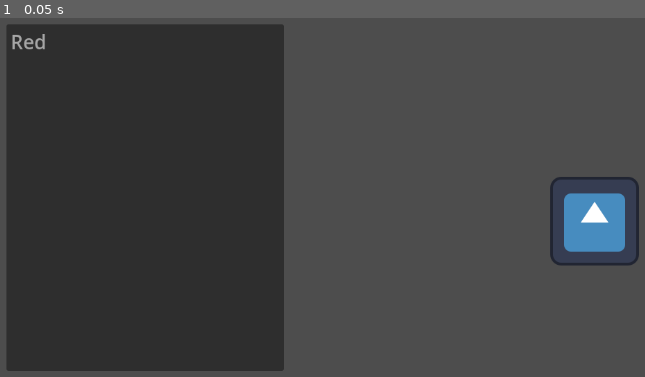
Above: before the commit, frame 1.
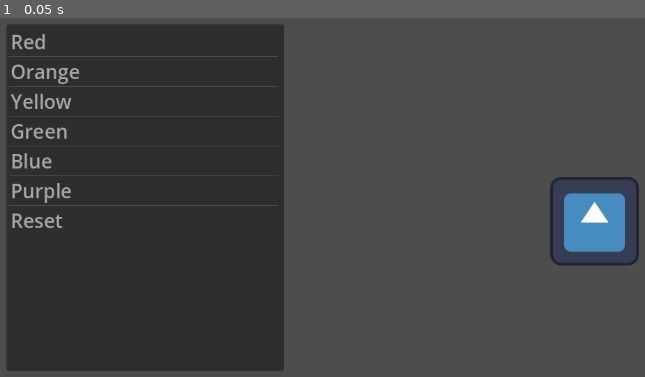
Above: after the commit, the same moment.

Repository: etherware-novice/poisongamejam
Game: Godot game, scene res://scripts/main_game_loop.tscn
The game is run twice, just before and just after one commit, with the same random seed, the same clock (stepped at 60 frames per second) and the same inputs. The project has no main scene, so this scene is started directly. The engine's default icon, where the game draws it, is replaced by a stand-in: a white triangle on a blue panel in a dark square.
Inputs:
- Up to frame 1 (0.05 s): no input

The runs differ from the first frame. In frame 1, 1.4% of the frame differs, in the area x 1-44%, y 10-59%.

Commit message:
proper color layering

Diff:
--- a/itembag.gd
+++ /dev/null
@@ -1,4 +0,0 @@
-extends ItemList
-
-func _on_item_clicked(index, at_position, mouse_button_index):
-	$"../patient".layerColor(1, 0, 0)
--- /dev/null
+++ b/scripts/constants.gd
@@ -0,0 +1,11 @@
+extends Node
+
+var colorids = {
+		"Red" = Color(2, 0, 0),
+		"Orange" = Color(2, 1, 0),
+		"Yellow" = Color(2, 2, 0),
+		"Green" = Color(0, 2, 1),
+		"Blue" = Color(0, 0, 2),
+		"Purple" = Color(2, 0, 2),
+		"Reset" = -1
+	}
--- /dev/null
+++ b/scripts/itembag.gd
@@ -0,0 +1,14 @@
+extends ItemList
+
+var constants = preload("res://scripts/constants.gd").new()
+
+func _ready():
+	for x in constants.colorids.keys():
+		add_item(x)
+
+func _on_item_clicked(index, at_position, mouse_button_index):
+	var resolved = constants.colorids[constants.colorids.keys()[index]]
+	if resolved is Color:
+		$"../patient".layerColor(resolved)
+	else:
+		$"../patient".reset()
--- /dev/null
+++ b/scripts/main_game_loop.gd
@@ -0,0 +1,9 @@
+extends Node2D
+
+
+func _ready():
+	pass
+
+# Called every frame. 'delta' is the elapsed time since the previous frame.
+func _process(delta):
+	pass
--- a/scripts/main_game_loop.tscn
+++ b/scripts/main_game_loop.tscn
@@ -1,8 +1,9 @@
-[gd_scene load_steps=5 format=3 uid="uid://7ckoiqkd3rug"]
+[gd_scene load_steps=6 format=3 uid="uid://7ckoiqkd3rug"]
 
 [ext_resource type="Texture2D" uid="uid://cv85bmfxveq2f" path="res://icon.svg" id="1_2s1sc"]
+[ext_resource type="Script" path="res://scripts/main_game_loop.gd" id="1_nde14"]
 [ext_resource type="Script" path="res://scripts/patient.gd" id="2_6ndxa"]
-[ext_resource type="Script" path="res://itembag.gd" id="2_8vu8v"]
+[ext_resource type="Script" path="res://scripts/itembag.gd" id="4_51ai2"]
 
 [sub_resource type="SpriteFrames" id="SpriteFrames_gfa6j"]
 animations = [{
@@ -16,6 +17,7 @@
 }]
 
 [node name="MainGameLoop" type="Node2D"]
+script = ExtResource("1_nde14")
 
 [node name="patient" type="AnimatedSprite2D" parent="."]
 position = Vector2(902, 400)
@@ -29,8 +31,6 @@
 offset_right = 454.0
 offset_bottom = 616.0
 theme_override_font_sizes/font_size = 28
-item_count = 1
-item_0/text = "Red"
-script = ExtResource("2_8vu8v")
+script = ExtResource("4_51ai2")
 
 [connection signal="item_clicked" from="itembag" to="itembag" method="_on_item_clicked"]
--- a/scripts/patient.gd
+++ b/scripts/patient.gd
@@ -1,13 +1,15 @@
 extends AnimatedSprite2D
 
-# 0 - 255
-var red = 1
-var green = 1
-var blue = 1
+var currentColor = Color(1, 1, 1)
+var layers = 0
 
-func layerColor(r, g, b):
-	red += r
-	green += g
-	blue += b
+func layerColor(mColor):
+	layers += 1
+	currentColor += mColor
+	modulate = ( currentColor / layers) * 1.5
+	print(modulate)
 
-	modulate = Color(red, green, blue)
+func reset():
+	layers = 0
+	currentColor = Color(1, 1, 1)
+	modulate = currentColor
